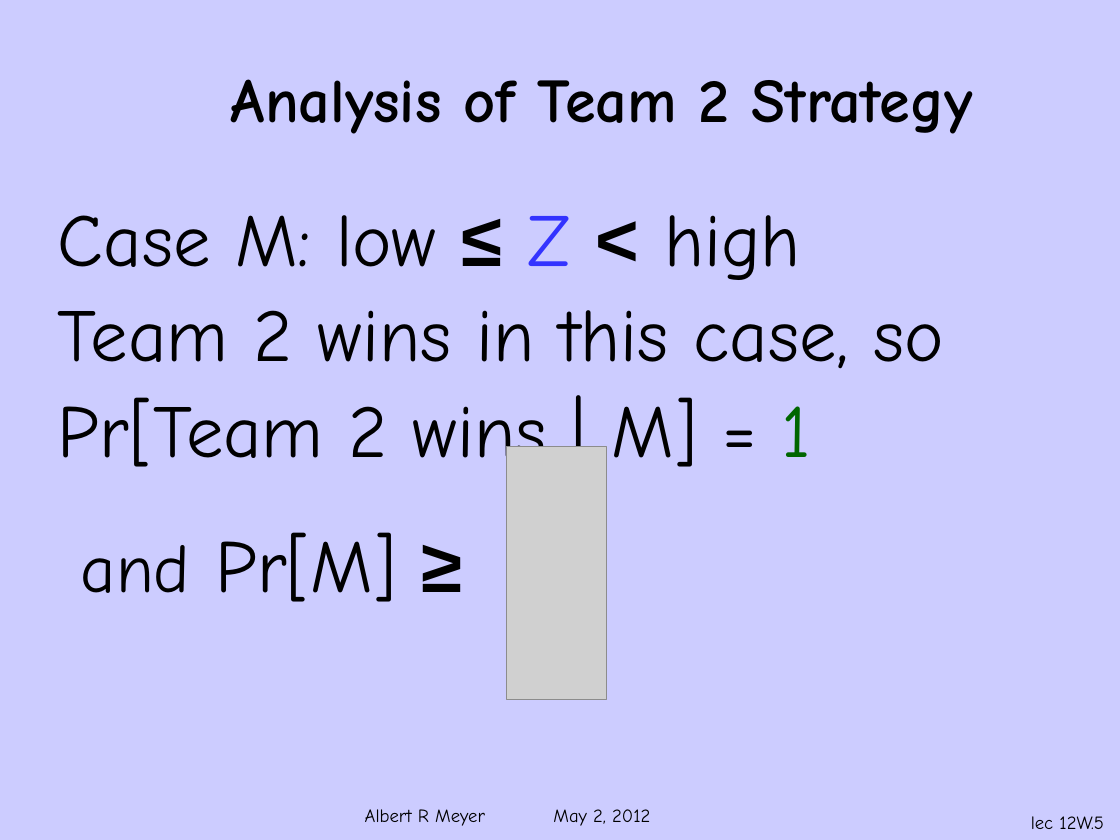
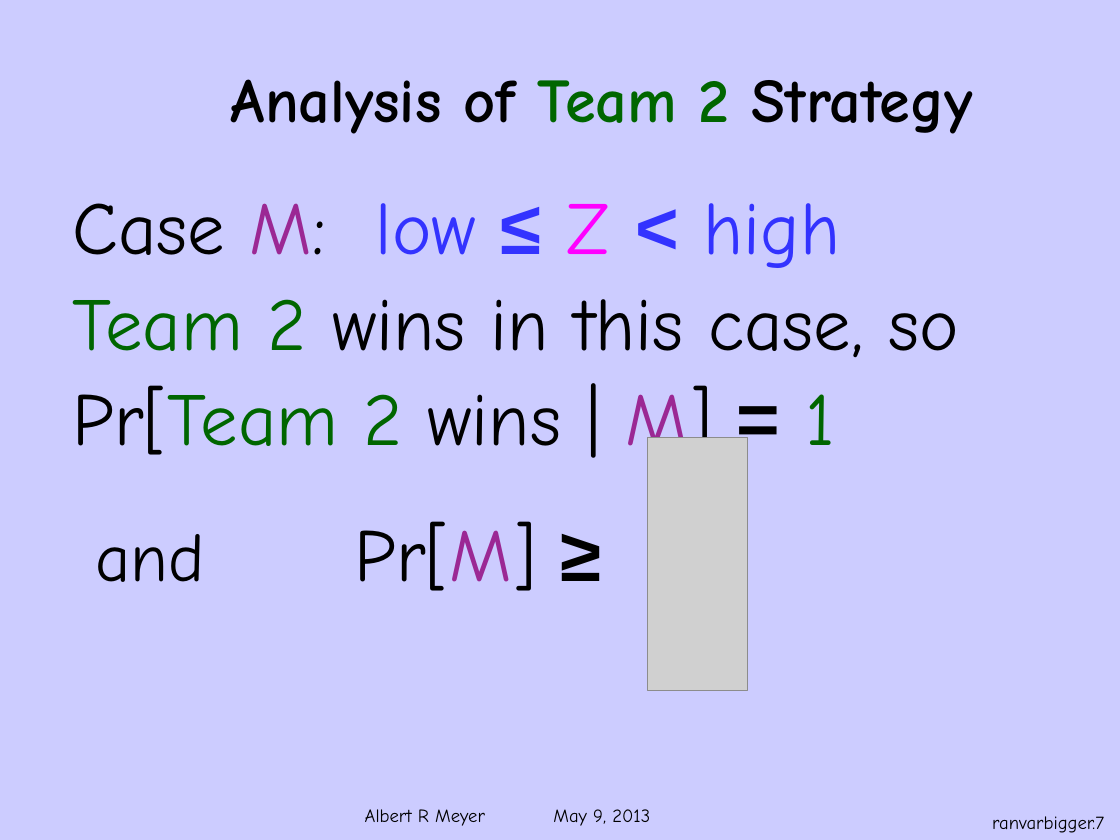
Before and after one commit to armeyer/mcs_web, a slide deck: slide 7 of spring13/slides13/ranvar-bigger-number.pptx (slide 5 before the commit). Drawn at 1120x840 pixels with LibreOffice and Linux fonts; fonts in the diff are those of the drawing; grey boxes stand for pictures; background and template pictures are left out. Boxes give left, top, right and bottom in pixels: in the first picture for what was removed or moved away, otherwise in the second. Text is boxed around its words. In the diff, an @@ line names an element or a change of style, - is before the commit and + after.

```diff
--- a/spring13/slides13/ranvar-bigger-number.pptx
+++ b/spring13/slides13/ranvar-bigger-number.pptx
@@ title "Analysis of Team 2 Strategy" at [231, 79, 973, 134]: text colour #000000 to #006600 in "Team 2" @@
@@ text "Case M: low ≤ Z ...": place and size @@
-text "Case M: low ≤ Z ..." at [58, 215, 944, 602]
+text "Case M: low ≤ Z ..." at [72, 203, 958, 591]
@@ text "Case M: low ≤ Z ..." at [72, 203, 958, 591]: text colour #000000 to #9B2894 in "M:", "M]", "Pr[M]"; text colour #000000 to #3333FF in "low ≤ < high"; text colour #3333FF to #FF00FF in "Z"; text colour #000000 to #006600 in "Team 2", "Pr[Team 2"; font Comic Neue to Arial, bold on in "=" @@
@@ picture removed at [507, 447, 607, 700] @@
@@ picture added at [648, 438, 748, 691] @@
@@ text at [365, 809, 650, 826]: text changed @@
-Albert R Meyer May 2, 2012
+Albert R Meyer May 9, 2013
@@ page number at [992, 816, 1104, 833]: text changed @@
-lec 12W.5
+ranvarbigger.7
```
Also in this commit, not shown: 12 other slides changed, 5 slides added, 1 other file.
